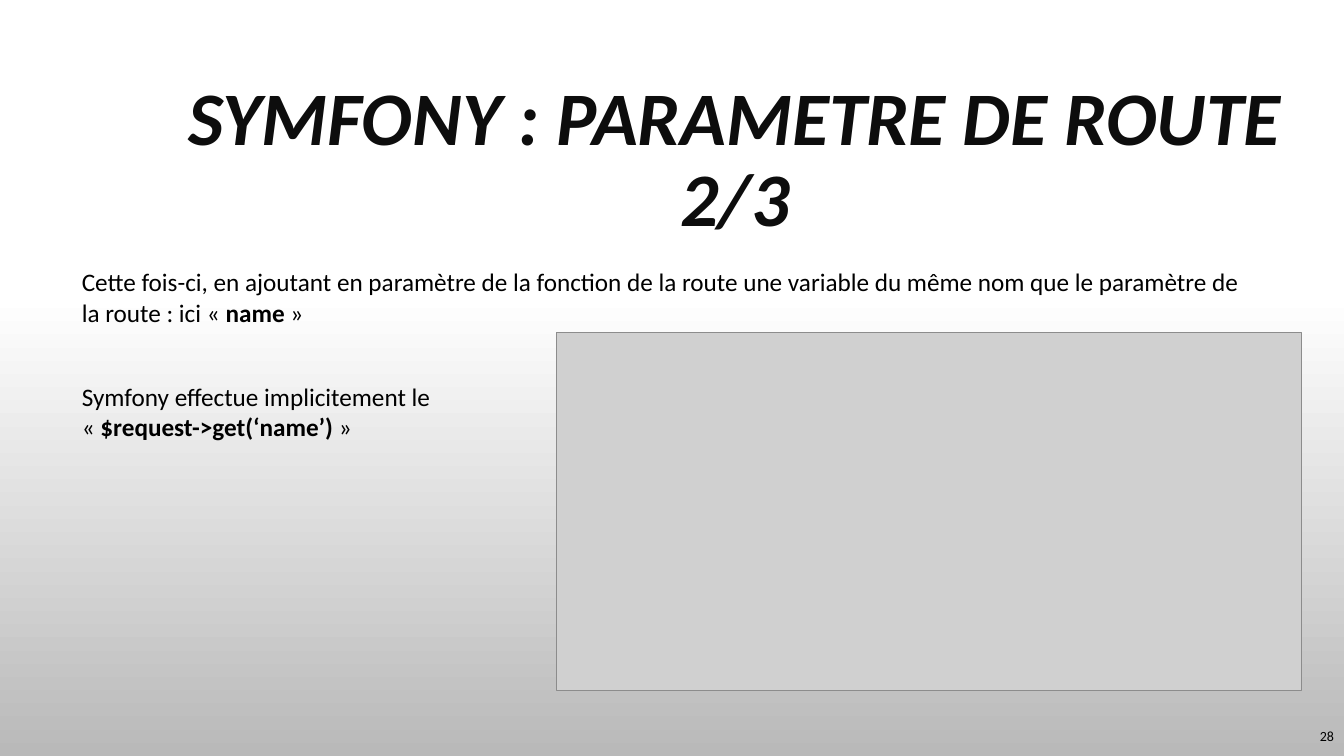
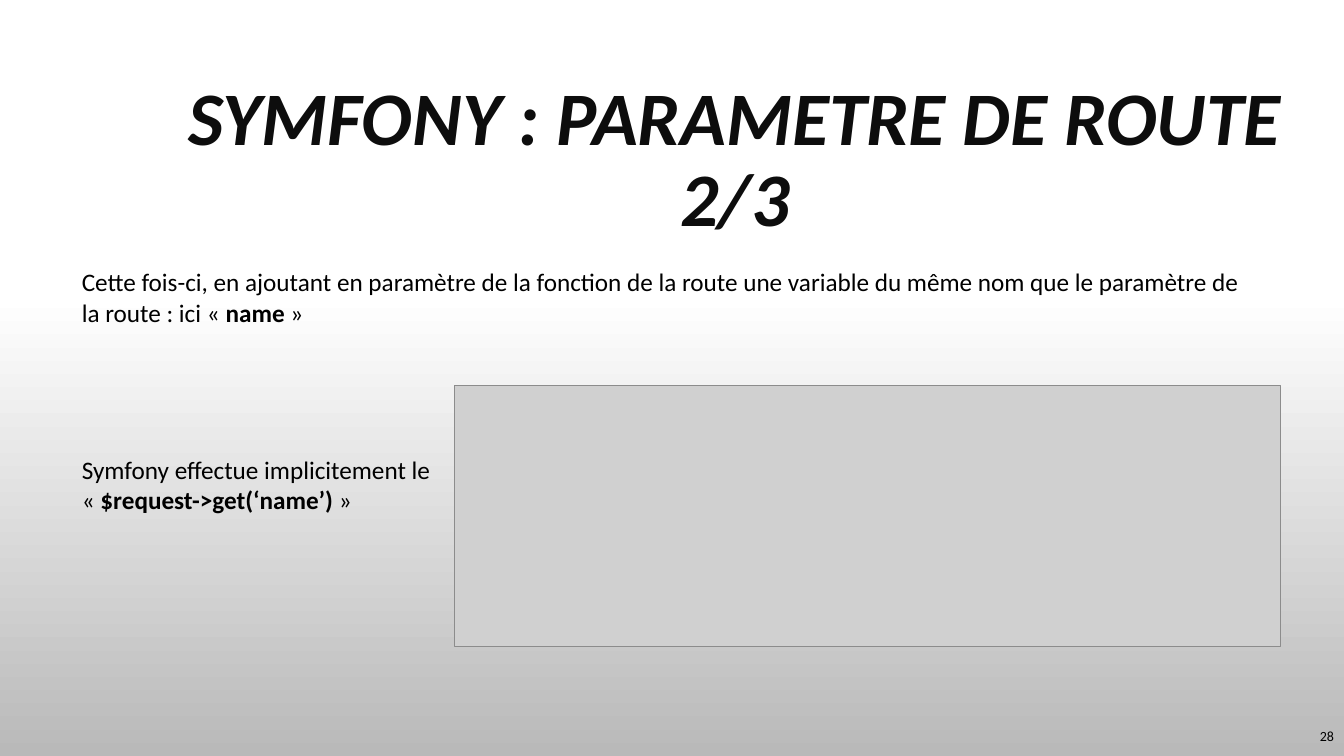
Before and after one commit to TyTy-cf/cours, a slide deck: slide 28 of Symfony/Symfony-Bases-20220808.pptx. Drawn at 1344x756 pixels with LibreOffice and Linux fonts; fonts in the diff are those of the drawing; grey boxes stand for pictures; background and template pictures are left out. Boxes give left, top, right and bottom in pixels: in the first picture for what was removed or moved away, otherwise in the second. Text is boxed around its words. In the diff, an @@ line names an element or a change of style, - is before the commit and + after.

Commit message:
symfony cours updated

```diff
--- a/Symfony/Symfony-Bases-20220808.pptx
+++ b/Symfony/Symfony-Bases-20220808.pptx
@@ picture: place and size @@
-picture at [557,333,1303,691]
+picture at [454,385,1280,646]
@@ text "Symfony effectue implicitement le « ...": place and size @@
-text "Symfony effectue implicitement le « ..." at [82,388,430,441]
+text "Symfony effectue implicitement le « ..." at [82,461,430,514]
```
Also in this commit, not shown: 8 other slides changed, 1 other file.
